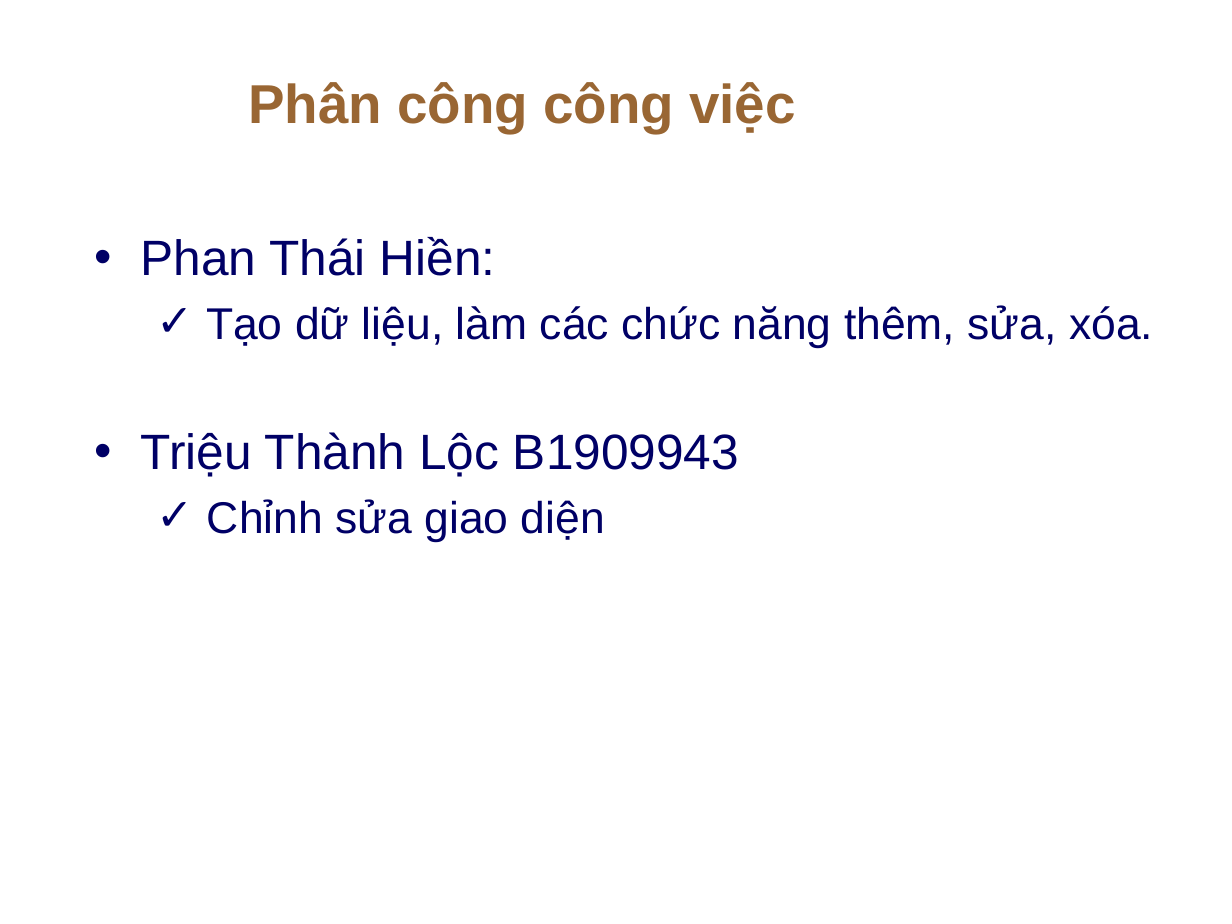
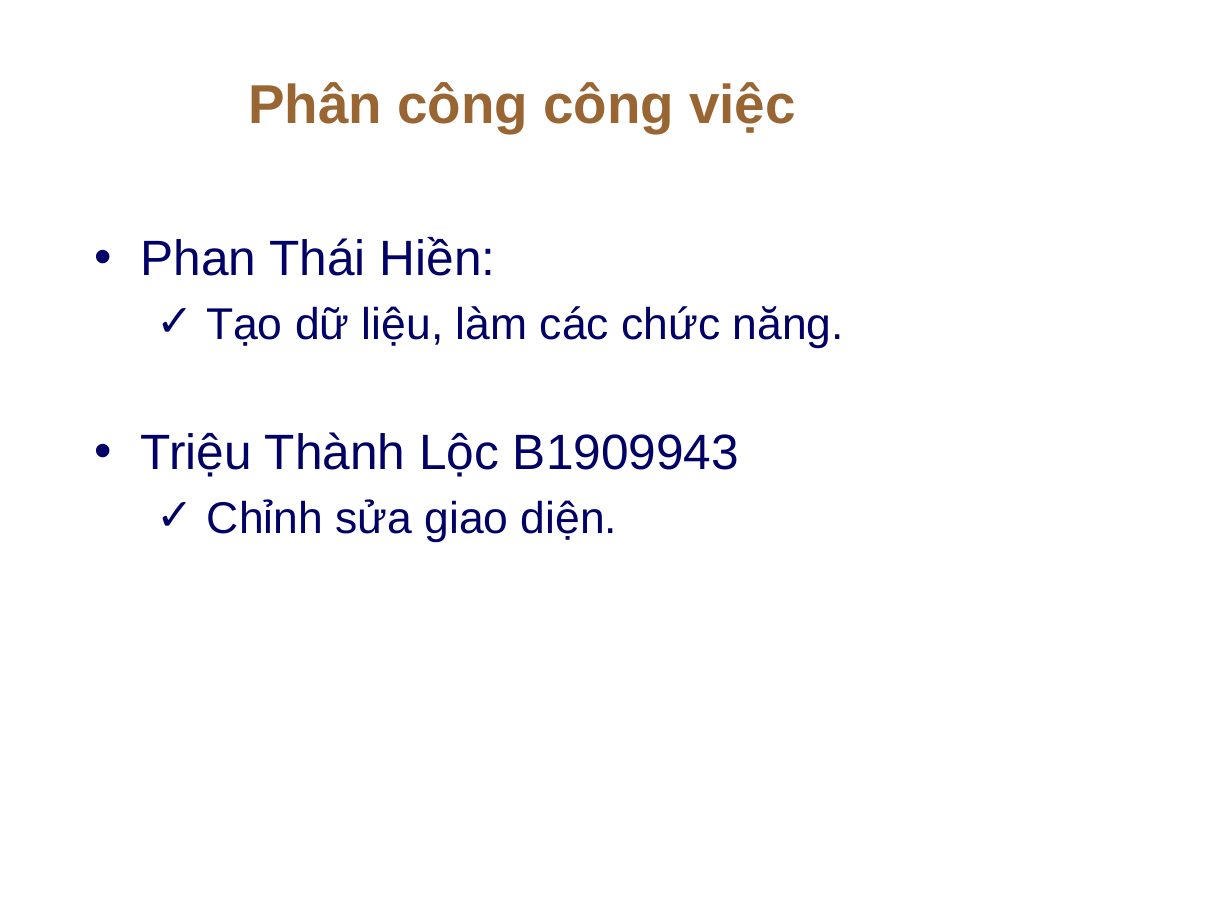
Before and after one commit to ThaiHien-2k/Project_CT275, a slide deck: slide 3 of Project_CT275_PhanThaiHien-TrieuThanhLoc.pptx. Drawn at 1232x924 pixels with LibreOffice and Linux fonts; fonts in the diff are those of the drawing; background and template pictures are left out. Boxes give left, top, right and bottom in pixels: in the first picture for what was removed or moved away, otherwise in the second. Text is boxed around its words. In the diff, an @@ line names an element or a change of style, - is before the commit and + after.

```diff
--- a/Project_CT275_PhanThaiHien-TrieuThanhLoc.pptx
+++ b/Project_CT275_PhanThaiHien-TrieuThanhLoc.pptx
@@ text at (206, 306, 844, 348): text changed @@
-  ✓ Tạo dữ liệu, làm các chức năng thêm, sửa, xóa.
+  ✓ Tạo dữ liệu, làm các chức năng.
@@ text at (207, 499, 617, 542): text changed @@
-  ✓ Chỉnh sửa giao diện
+  ✓ Chỉnh sửa giao diện.
```
Also in this commit, not shown: 10 other slides changed, 7 other files.
